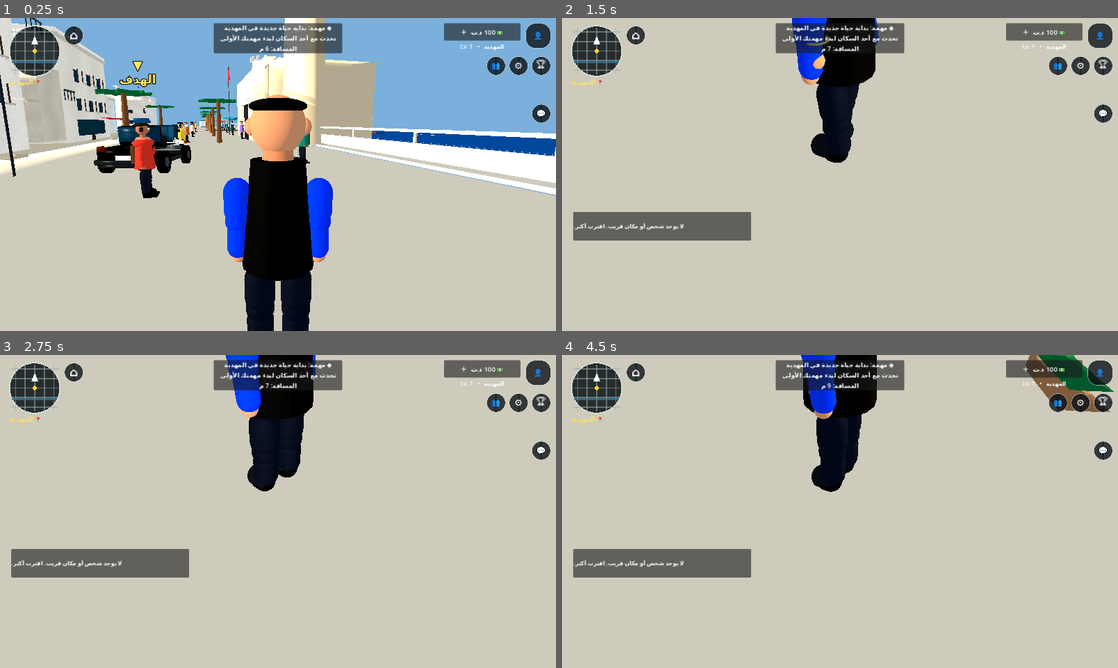
Above: before the commit, frames 1-4 (two rows, left to right).
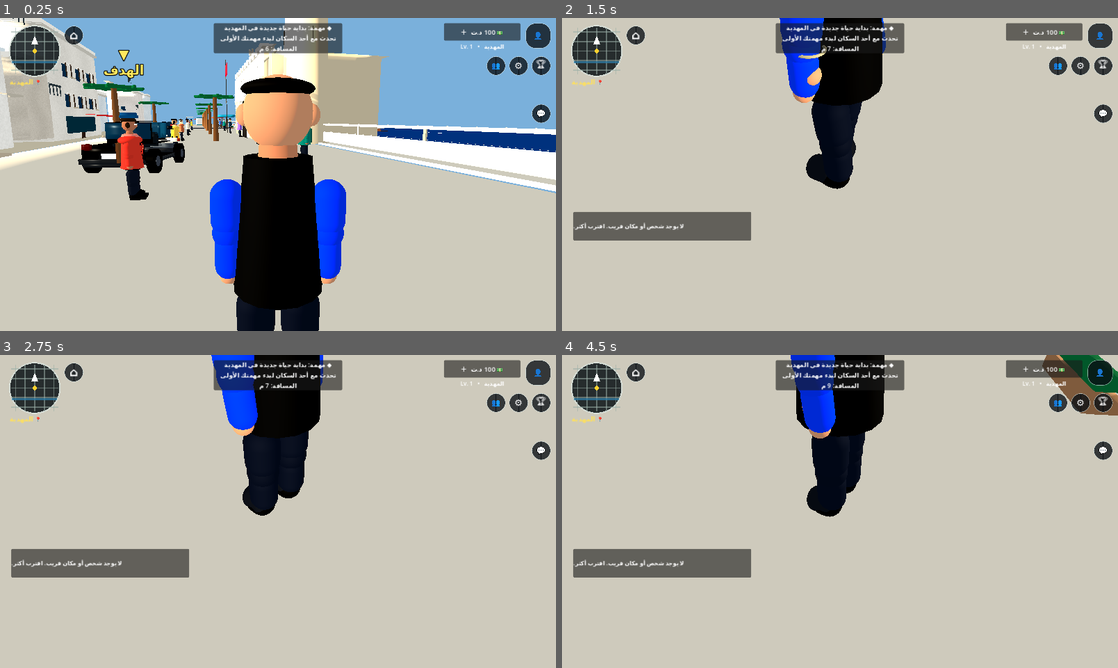
Above: after the commit, the same moments.

Repository: stevennpllk-crypto/REAL-LIFE-MAHDIA
Game: Godot game, scene res://scenes/Main.tscn
Two runs of this game, one before a commit and one after it. Both use one fixed random seed, a clock stepped at 60 frames per second and the inputs below.
Inputs (mouse positions are in pixels of both pictures, inside the frame that each line leads up to):
- Up to frame 1 (0.25 s): no input
- Up to frame 2 (1.5 s): click "⌂" at 0.5 s; tap Enter at 1.25 s; move the mouse to (867, 174) at 1.27 s; hold W (move_forward) from 1.28 s (still down); tap E (interact) at 1.35 s
- Up to frame 3 (2.75 s): keep holding W (move_forward); tap Space (jump) at 1.52, 2.27 s; move the mouse to (250, 511) at 2.02 s; tap Shift (run) at 2.1 s
- Up to frame 4 (4.5 s): keep holding W (move_forward); move the mouse to (851, 505) at 2.77 s; tap E (interact) at 2.85, 4.35 s; move the mouse to (834, 517) at 3.52 s; tap Shift (run) at 3.6 s; tap Space (jump) at 3.77 s; move the mouse to (878, 514) at 4.27 s

The runs differ from the first frame. In frame 1, 19% of the frame differs, in the area x 0-100%, y 0-100%; in frame 2, 3.0%; in frame 3, 2.9%; in frame 4, 4.2%.

Commit message:
Add CC0 PBR stone and plaster, refine Borj El Kebir and player framing

Diff:
--- a/scripts/main.gd
+++ b/scripts/main.gd
@@ -88,6 +88,7 @@
 var rounded_mesh_cache: Dictionary = {}
 var plaster_texture: ImageTexture
 var surface_texture_cache: Dictionary = {}
+var pbr_texture_cache: Dictionary = {}
 
 func _rounded_box_mesh(size: Vector3) -> ArrayMesh:
 	var key := "%0.3f_%0.3f_%0.3f" % [size.x, size.y, size.z]
@@ -151,21 +152,54 @@
 	parent.add_child(item)
 	return item
 
+func _pbr_texture(asset: String, map_name: String) -> Texture2D:
+	var key := asset + "_" + map_name
+	if pbr_texture_cache.has(key):
+		return pbr_texture_cache[key] as Texture2D
+	var extensions := ["jpg", "png"] if map_name == "diff" or map_name == "rough" else ["png", "jpg"]
+	for extension in extensions:
+		var path := "res://assets/textures/%s_%s_1k.%s" % [asset, map_name, extension]
+		if ResourceLoader.exists(path):
+			var texture := load(path) as Texture2D
+			if texture != null:
+				pbr_texture_cache[key] = texture
+				return texture
+	pbr_texture_cache[key] = null
+	return null
+
+
+func _apply_pbr_maps(material: StandardMaterial3D, asset: String) -> void:
+	var normal_map := _pbr_texture(asset, "nor_gl")
+	var rough_map := _pbr_texture(asset, "rough")
+	if normal_map != null:
+		material.normal_enabled = true
+		material.normal_texture = normal_map
+		material.normal_scale = 0.48
+	if rough_map != null:
+		material.roughness_texture = rough_map
+	material.texture_filter = BaseMaterial3D.TEXTURE_FILTER_LINEAR_WITH_MIPMAPS
+
+
 func _plaster_material(color: Color) -> StandardMaterial3D:
-	if plaster_texture == null:
-		var image := Image.create(128, 128, false, Image.FORMAT_RGBA8)
-		for y in range(128):
-			for x in range(128):
-				var grain := randf_range(0.91, 1.0)
-				var stain := 0.96 + sin(float(x) * 0.11 + sin(float(y) * 0.07)) * 0.025
-				var value := clampf(grain * stain, 0.82, 1.0)
-				image.set_pixel(x, y, Color(value, value, value, 1.0))
-		plaster_texture = ImageTexture.create_from_image(image)
 	var material := StandardMaterial3D.new()
 	material.albedo_color = color
-	material.albedo_texture = plaster_texture
-	material.texture_filter = BaseMaterial3D.TEXTURE_FILTER_LINEAR
-	material.roughness = 1.0
+	var plaster_map := _pbr_texture("plastered_wall", "diff")
+	if plaster_map != null:
+		material.albedo_texture = plaster_map
+		_apply_pbr_maps(material, "plastered_wall")
+	else:
+		if plaster_texture == null:
+			var image := Image.create(128, 128, false, Image.FORMAT_RGBA8)
+			for y in range(128):
+				for x in range(128):
+					var grain := randf_range(0.91, 1.0)
+					var stain := 0.96 + sin(float(x) * 0.11 + sin(float(y) * 0.07)) * 0.025
+					var value := clampf(grain * stain, 0.82, 1.0)
+					image.set_pixel(x, y, Color(value, value, value, 1.0))
+			plaster_texture = ImageTexture.create_from_image(image)
+		material.albedo_texture = plaster_texture
+	material.texture_filter = BaseMaterial3D.TEXTURE_FILTER_LINEAR_WITH_MIPMAPS
+	material.roughness = 0.96
 	material.shading_mode = BaseMaterial3D.SHADING_MODE_PER_PIXEL
 	return material
 
@@ -227,7 +261,12 @@
 	add_child(shore)
 
 	# Mediterranean sea and a pale coastal promenade.
-	_box(self, Vector3(180, 0.16, 38), Vector3(0, -0.02, -78), Color(0.035, 0.34, 0.56))
+	var sea := _box(self, Vector3(180, 0.16, 38), Vector3(0, -0.02, -78), Color(0.025, 0.29, 0.50))
+	var sea_material := _material(Color(0.025, 0.29, 0.50), 0.24)
+	sea_material.metallic = 0.12
+	sea_material.roughness = 0.24
+	sea_material.shading_mode = BaseMaterial3D.SHADING_MODE_PER_PIXEL
+	sea.material_override = sea_material
 	_box(self, Vector3(180, 0.18, 5), Vector3(0, 0.04, -57), Color(0.82, 0.76, 0.64))
 	_create_coastal_scenery()
 	_create_waterfront_district()
@@ -382,6 +421,19 @@
 	_box(self, Vector3(1.25, 7.0, 10.0), Vector3(45.8, 3.5, -56.0), stone)
 	_box(self, Vector3(3.0, 3.8, 0.12), Vector3(37.0, 1.9, -50.32), Color(0.12, 0.11, 0.10))
 	_box(self, Vector3(4.2, 0.55, 0.42), Vector3(37.0, 4.0, -50.15), pale)
+	# Carved horizontal masonry courses and parapet teeth give the fortress a stone silhouette.
+	for course in range(7):
+		var y := 0.72 + float(course) * 0.88
+		for block in range(19):
+			var bx := 28.0 + float(block) * 1.0
+			if bx > 46.0:
+				continue
+			if course > 1 and course < 5 and absf(bx - 37.0) < 2.2:
+				continue
+			_box(self, Vector3(0.82, 0.055, 0.045), Vector3(bx, y, -50.34), Color(0.77, 0.70, 0.57))
+	for crenel in range(11):
+		var cx := 28.8 + float(crenel) * 1.64
+		_box(self, Vector3(0.78, 0.62, 1.32), Vector3(cx, 7.28, -51.0), pale)
 	for x in [28.5, 45.5]:
 		var tower := MeshInstance3D.new()
 		var mesh := CylinderMesh.new()
@@ -393,9 +445,11 @@
 		tower.position = Vector3(x, mesh.height * 0.5, -54.0)
 		tower.material_override = _material(stone)
 		add_child(tower)
-		for j in range(10):
-			var a := TAU * float(j) / 10.0
-			_box(self, Vector3(0.42, 0.58, 0.42), Vector3(x + cos(a) * 1.58, mesh.height + 0.28, -54.0 + sin(a) * 1.58), pale)
+		for j in range(12):
+			var a := TAU * float(j) / 12.0
+			_box(self, Vector3(0.34, 0.72, 0.34), Vector3(x + cos(a) * 1.62, mesh.height + 0.36, -54.0 + sin(a) * 1.62), pale)
+		for slit in range(4):
+			_box(self, Vector3(0.16, 1.05, 0.10), Vector3(x + cos(float(slit) * TAU / 4.0) * 1.72, mesh.height * 0.62, -54.0 + sin(float(slit) * TAU / 4.0) * 1.72), Color(0.20, 0.17, 0.13))
 	_box(self, Vector3(0.10, 10.0, 0.10), Vector3(25.0, 5.0, -49.5), Color(0.30, 0.27, 0.22))
 	_box(self, Vector3(2.6, 1.55, 0.08), Vector3(26.25, 8.45, -49.5), Color(0.82, 0.08, 0.12))
 	_box(self, Vector3(180.0, 0.78, 0.42), Vector3(0, 0.55, -55.2), pale)
@@ -1311,10 +1365,16 @@
 	item.position = pos
 	var material := StandardMaterial3D.new()
 	material.albedo_color = tint
-	material.albedo_texture = _surface_texture(texture_kind)
+	var asset := "cobblestone_pavement" if texture_kind == "stone" else ""
+	var diffuse := _pbr_texture(asset, "diff") if not asset.is_empty() else null
+	if diffuse != null:
+		material.albedo_texture = diffuse
+		_apply_pbr_maps(material, asset)
+	else:
+		material.albedo_texture = _surface_texture(texture_kind)
 	material.uv1_scale = uv_scale
-	material.texture_filter = BaseMaterial3D.TEXTURE_FILTER_LINEAR
-	material.roughness = 1.0
+	material.texture_filter = BaseMaterial3D.TEXTURE_FILTER_LINEAR_WITH_MIPMAPS
+	material.roughness = 0.96
 	material.shading_mode = BaseMaterial3D.SHADING_MODE_PER_PIXEL
 	item.material_override = material
 	parent.add_child(item)
--- a/scripts/player.gd
+++ b/scripts/player.gd
@@ -69,10 +69,10 @@
 	camera = Camera3D.new()
 	# Closer over-the-shoulder framing: keep the full character readable while
 	# reducing empty foreground and making mobile touch control feel more immediate.
-	camera.position = Vector3(0, 0.42, 2.18)
+	camera.position = Vector3(0, 0.36, 1.82)
 	camera.rotation_degrees.x = -10.0
 	camera.current = true
-	camera.fov = 56.0
+	camera.fov = 54.0
 	camera.near = 0.08
 	camera_pivot.add_child(camera)
 	if not OS.has_feature("mobile"):
@@ -187,7 +187,7 @@
 		# around the body's forward axis, then add gait swing around body-up.
 		var drop_axis := (inverse_rest * Vector3.BACK).normalized()
 		var swing_axis := (inverse_rest * Vector3.UP).normalized()
-		var drop_angle := 1.08 if key == "left_arm" else -1.08
+		var drop_angle := 1.48 if key == "left_arm" else -1.48
 		pose_rotation = Quaternion(drop_axis, drop_angle) * Quaternion(swing_axis, angle)
 	elif key == "head":
 		var head_axis := (inverse_rest * Vector3.UP).normalized()
